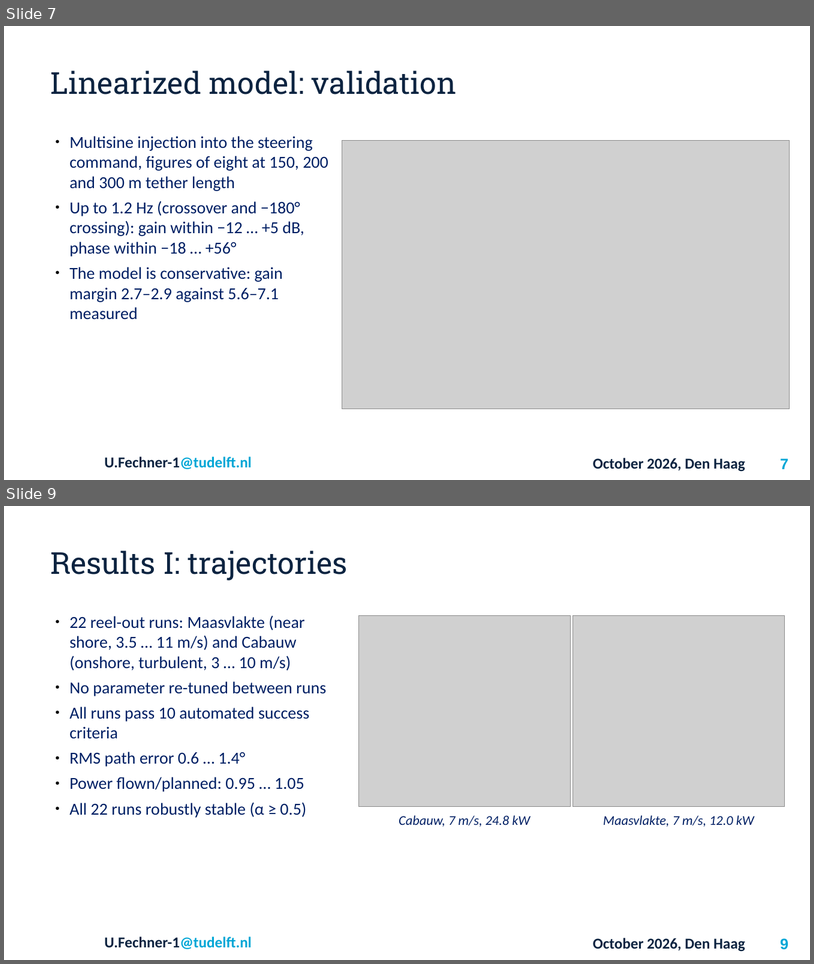
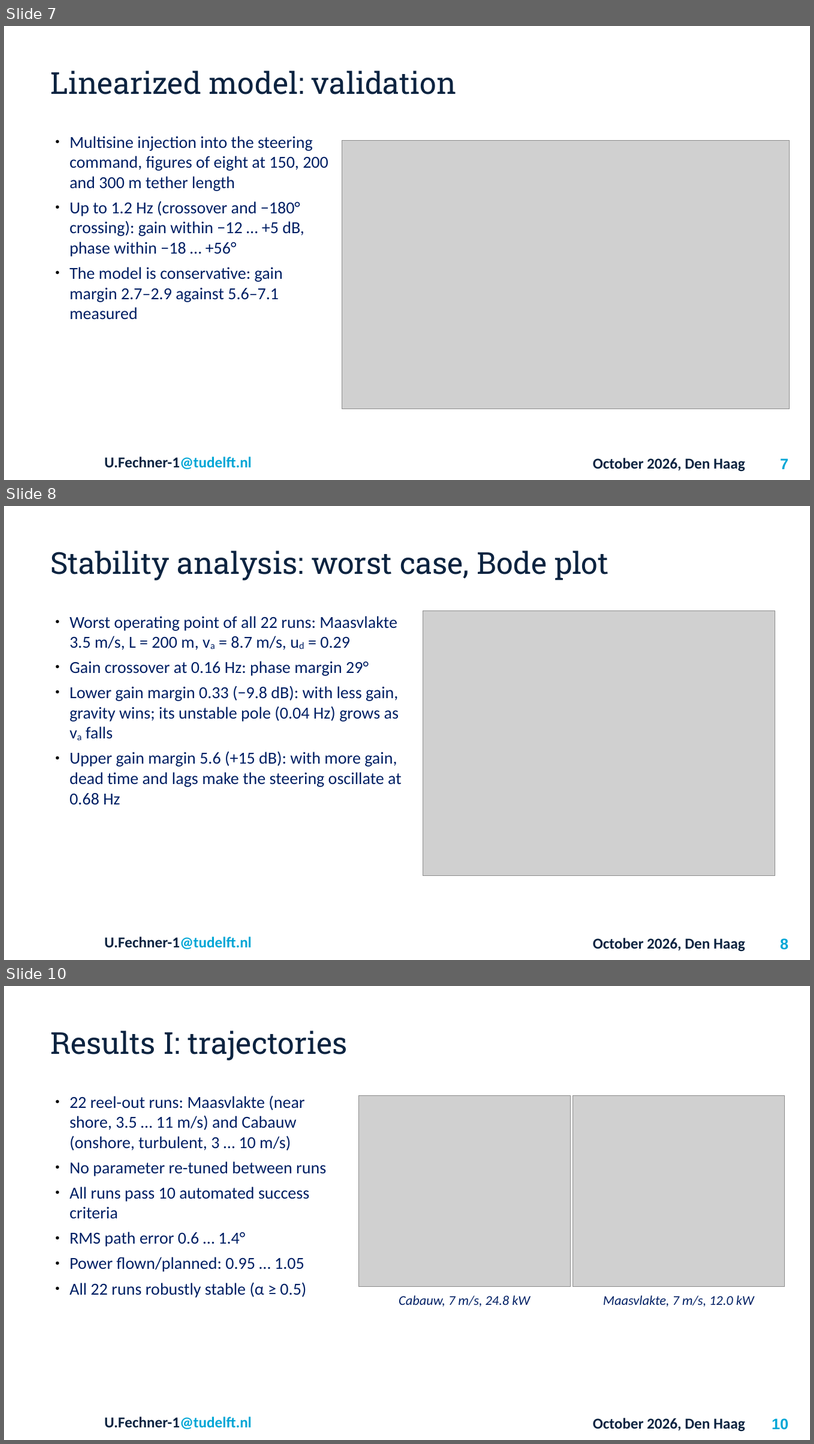
Before and after one commit to OpenSourceAWE/SimpleKiteControllers.jl, a slide deck: presentation/Robust_kite_control_Fechner.odp. Shown one above the other, each under a label of ours: slides 7 and 9 before the commit, slides 7, 8 and 10 after it; the slides between them are not shown. The pictures are 814x964 and 814x1444 pixels, drawn with LibreOffice and Linux fonts; fonts in the diff are those of the drawing; grey boxes stand for pictures; background and template pictures are left out. Boxes give left, top, right and bottom in pixels: in the first picture for what was removed or moved away, otherwise in the second. Text is boxed around its words. In the diff, an @@ line names an element or a change of style, - is before the commit and + after.

```diff
--- a/presentation/Robust_kite_control_Fechner.odp
+++ b/presentation/Robust_kite_control_Fechner.odp
@@ slide 8 added at [4, 506, 810, 960], background #FFFFFF; not listed: 3 template elements that a slide beside it also shows @@
@@ title added at [50, 550, 609, 580], 36 pt, text #0C2340 @@
+Stability analysis: worst case, Bode plot
@@ picture added at [423, 610, 776, 875] @@
@@ text added at [69, 616, 402, 805], 20 pt, text #001F64 @@
+● Worst operating point of all 22 runs: Maasvlakte 3.5 m/s, L = 200 m, va = 8.7 m/s, ud = 0.29
+● Gain crossover at 0.16 Hz: phase margin 29°
+● Lower gain margin 0.33 (−9.8 dB): with less gain, gravity wins; its unstable pole (0.04 Hz) grows as va falls
+● Upper gain margin 5.6 (+15 dB): with more gain, dead time and lags make the steering oscillate at 0.68 Hz
@@ what was slide 9 is now slide 10 @@
@@ page number at [772, 1418, 789, 1429]: text changed @@
-9
+10
```
Also in this commit, not shown: 2 slides changed, 1 other file.
